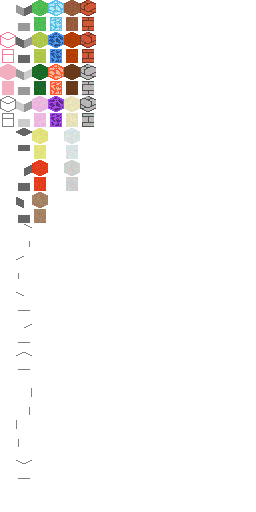
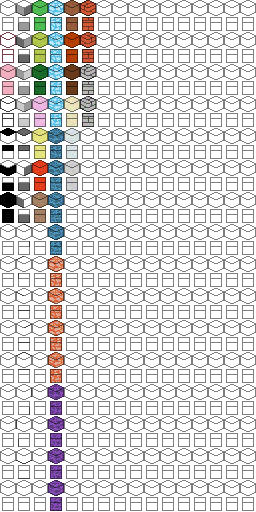
Before/after of a 256×512 layered artwork. What changed in the layer stack:
showed "グリッド" over [0, 0, 256, 511]
painted on "オブジェクト" over [0, 32, 64, 511]
